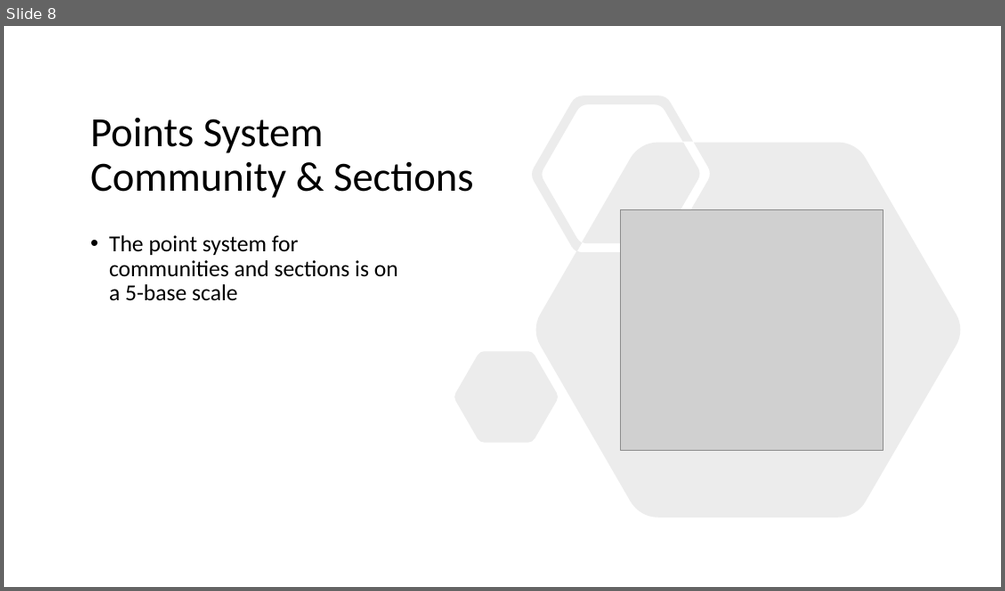
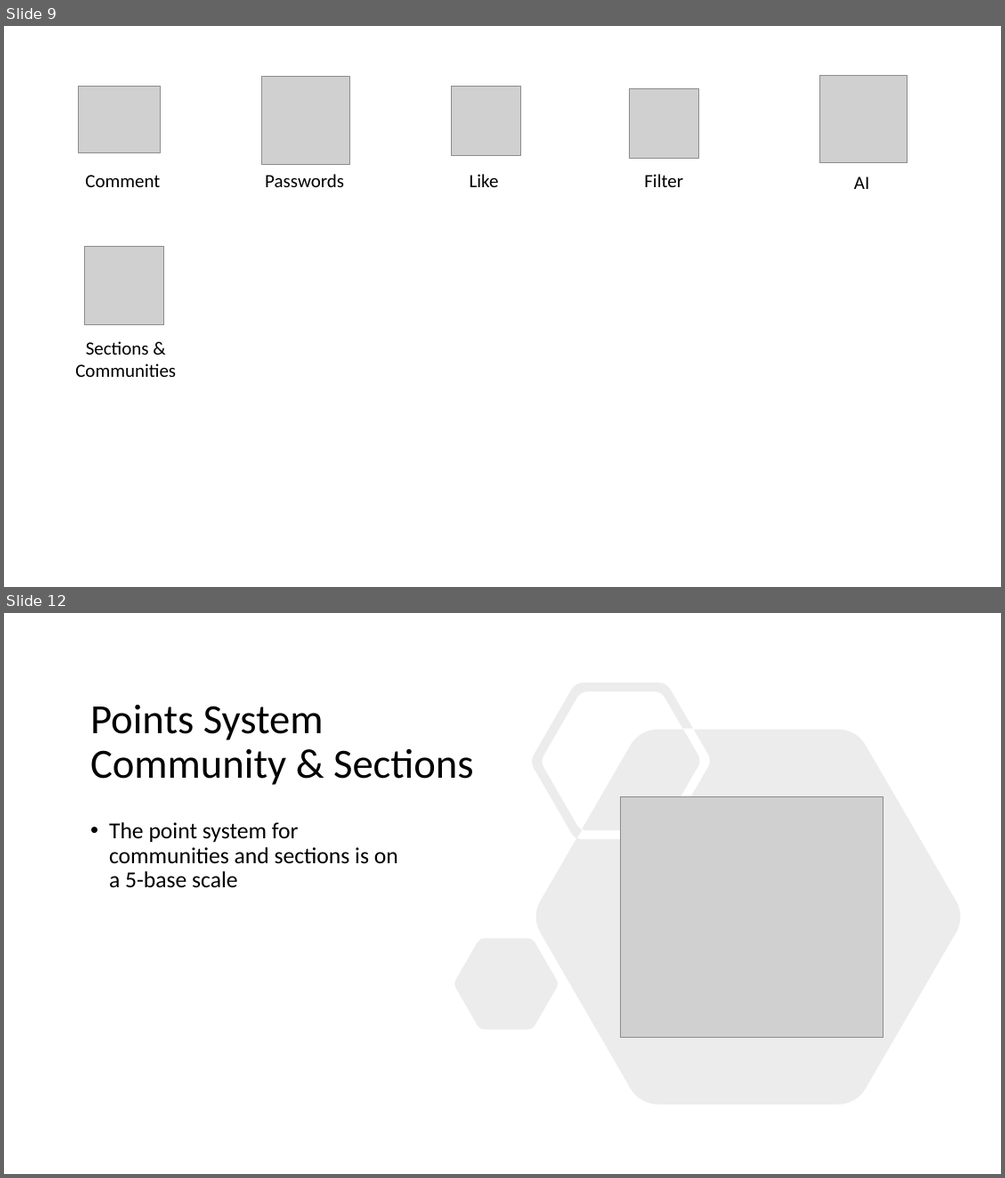
Before and after one commit to animaltrackapp/AnimalTrack, a slide deck: Document Files/Marketing PPT.pptx. Shown one above the other, each under a label of ours: slide 8 before the commit, slides 9 and 12 after it; the slides between them are not shown. The pictures are 1005x591 and 1005x1178 pixels, drawn with LibreOffice and Linux fonts; fonts in the diff are those of the drawing; grey boxes stand for pictures. Boxes give left, top, right and bottom in pixels: in the first picture for what was removed or moved away, otherwise in the second. Text is boxed around its words. In the diff, an @@ line names an element or a change of style, - is before the commit and + after.

```diff
--- a/Document Files/Marketing PPT.pptx
+++ b/Document Files/Marketing PPT.pptx
@@ slide 9 added at (x1=4, y1=26, x2=1001, y2=587), background #FFFFFF @@
@@ picture added at (x1=262, y1=77, x2=349, y2=164) @@
@@ picture added at (x1=820, y1=75, x2=907, y2=163) @@
@@ picture added at (x1=78, y1=86, x2=161, y2=153) @@
@@ picture added at (x1=451, y1=86, x2=521, y2=155) @@
@@ picture added at (x1=630, y1=89, x2=699, y2=159) @@
@@ text added at (x1=85, y1=175, x2=160, y2=187), 18 pt, text #000000 @@
+Comment
@@ text added at (x1=265, y1=174, x2=344, y2=187), 18 pt, text #000000 @@
+Passwords
@@ text added at (x1=469, y1=174, x2=499, y2=187), 18 pt, text #000000 @@
+Like
@@ text added at (x1=644, y1=174, x2=683, y2=187), 18 pt, text #000000 @@
+Filter
@@ text added at (x1=854, y1=176, x2=869, y2=189), 18 pt, text #000000 @@
+AI
@@ picture added at (x1=85, y1=246, x2=164, y2=325) @@
@@ text added at (x1=75, y1=341, x2=176, y2=377), 18 pt, text #000000 @@
+Sections & Communities
@@ what was slide 8 is now slide 12 @@
```
Also in this commit, not shown: 6 slides changed, 3 other slides added, 2 other files.
